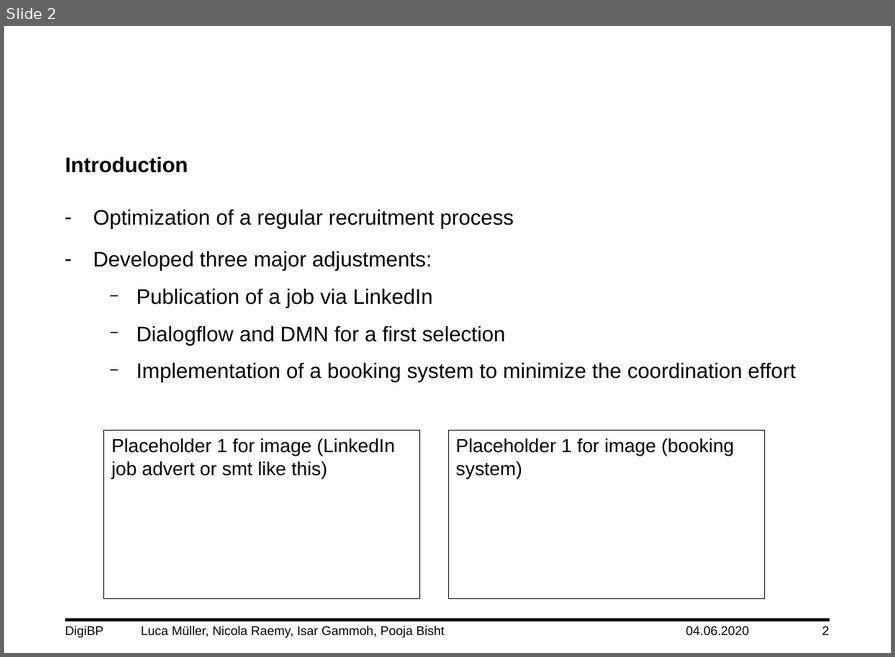
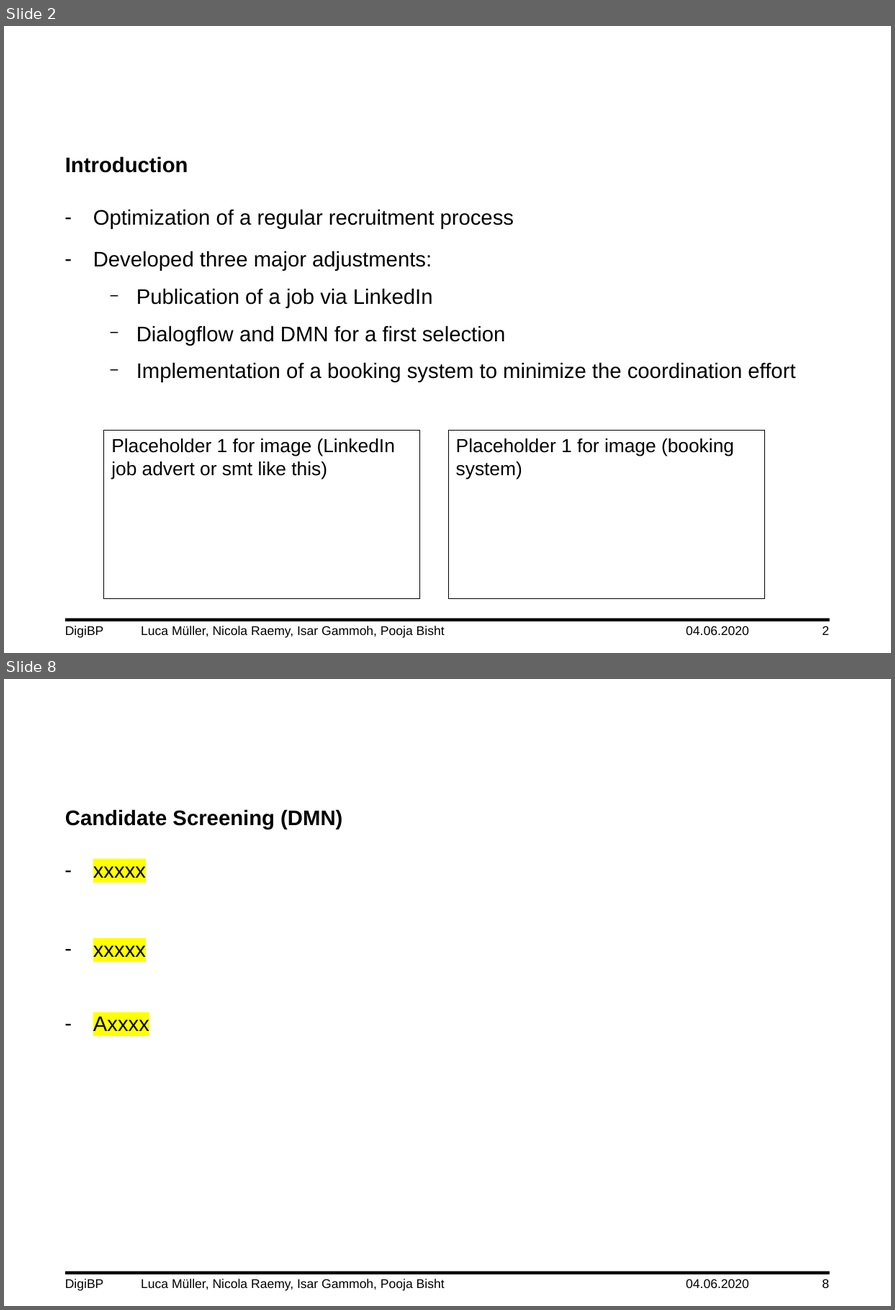
Before and after one commit to DigiBP/DigiBP_DanishBlue, a slide deck: Presentation/DigiBP_DanishBlue_Presentation_V0.3.pptx. Shown one above the other, each under a label of ours: slide 2 before the commit, slides 2 and 8 after it; the slides between them are not shown. The pictures are 895x657 and 895x1310 pixels, drawn with LibreOffice and Linux fonts; fonts in the diff are those of the drawing; background and template pictures are left out. Boxes give left, top, right and bottom in pixels: in the first picture for what was removed or moved away, otherwise in the second. Text is boxed around its words. In the diff, an @@ line names an element or a change of style, - is before the commit and + after.

```diff
--- a/Presentation/DigiBP_DanishBlue_Presentation_V0.3.pptx
+++ b/Presentation/DigiBP_DanishBlue_Presentation_V0.3.pptx
@@ slide 8 added at (4,679,891,1306), background #FFFFFF; not listed: 1 template element that a slide beside it also shows @@
@@ text added at (65,809,342,829), 20 pt, text #000000, bold @@
+Candidate Screening (DMN)
@@ text added at (93,866,149,1031), 20 pt, text #000000 @@
+– xxxxx
+– xxxxx
+– Axxxx
@@ text added at (65,1279,445,1291), 12 pt, text #000000 @@
+DigiBP Luca Müller, Nicola Raemy, Isar Gammoh, Pooja Bisht
@@ text added at (686,1279,749,1288), 12 pt, text #000000 @@
+04.06.2020
@@ page number added at (822,1279,829,1288), 12 pt, text #000000 @@
+8
```
Also in this commit, not shown: 7 slides changed, 1 other slide added.
